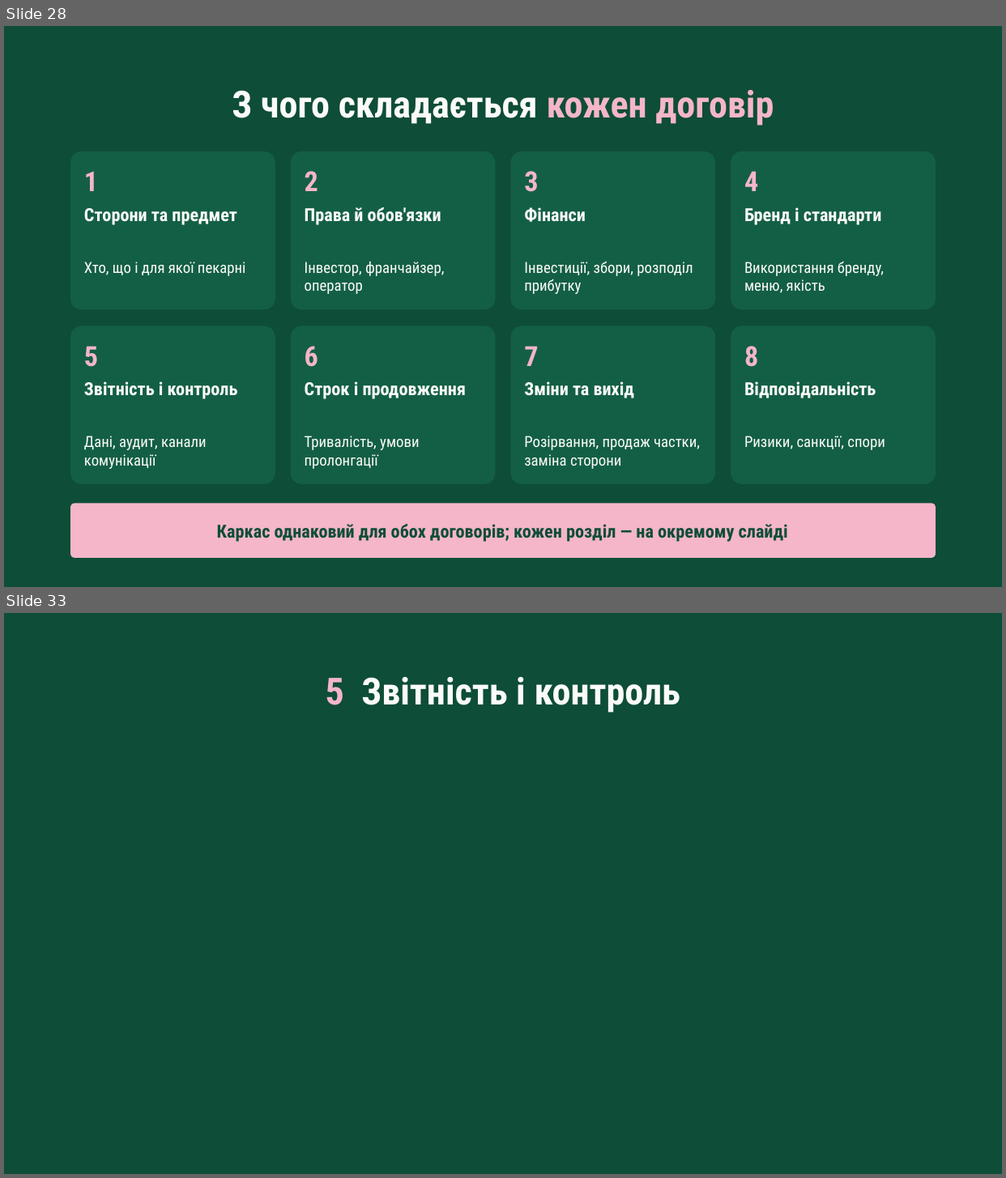
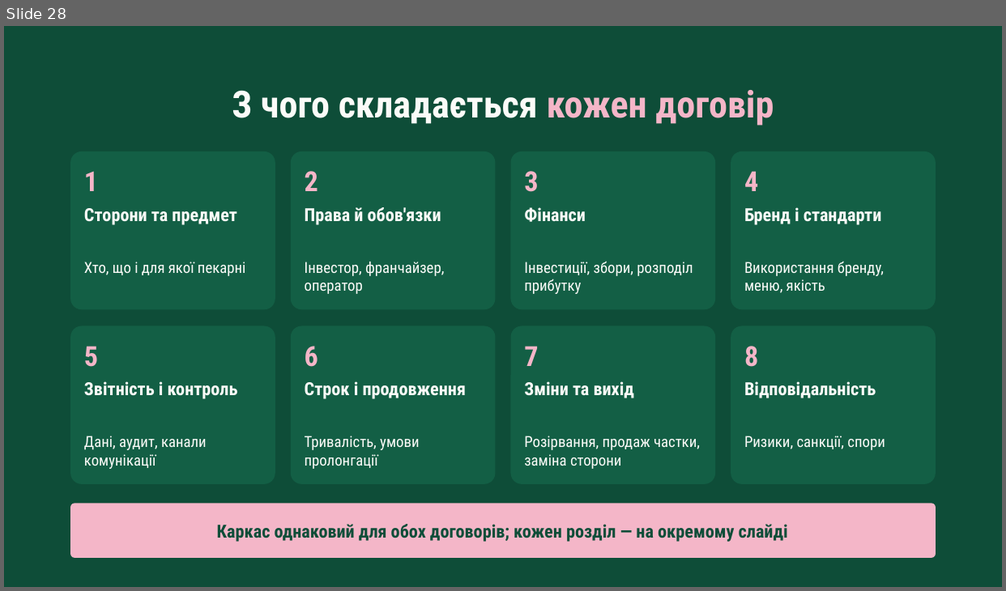
Before and after one commit to denfidiriv-cmyk/xcrypto, a slide deck: presentation_with_contract.pptx. Shown one above the other, each under a label of ours: slides 28 and 33 before the commit, slide 28 after it; the slides between them are not shown. The pictures are 1006x1178 and 1006x591 pixels, drawn with LibreOffice and Linux fonts; fonts in the diff are those of the drawing. Boxes give left, top, right and bottom in pixels: in the first picture for what was removed or moved away, otherwise in the second. Text is boxed around its words. In the diff, an @@ line names an element or a change of style, - is before the commit and + after.

```diff
--- a/presentation_with_contract.pptx
+++ b/presentation_with_contract.pptx
@@ slide 33 removed at [4,613,1002,1174], background #0E4D38 @@
@@ text removed at [326,677,680,713] @@
-5 Звітність і контроль
```
Also in this commit, not shown: 9 slides added, 7 other slides removed.
